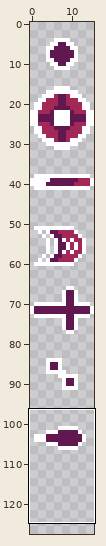
One commit to this pixel-art file: res/sprites/wip/bullets.ase. The picture above shows the old version from afar; the outline marks the close-up.
Close-up. Before the edit:
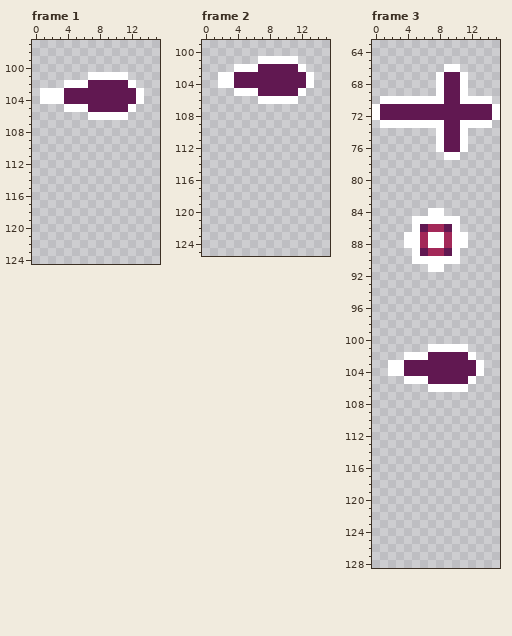
16x144 pixels, 3 frames. Shown: frame 1: x 0..15, y 97..124; frame 2: x 0..15, y 99..125; frame 3: x 0..15, y 63..128. The wide view leaves out empty margins. The commit also changed other frames or places, which this record leaves out.
The same view after the edit:
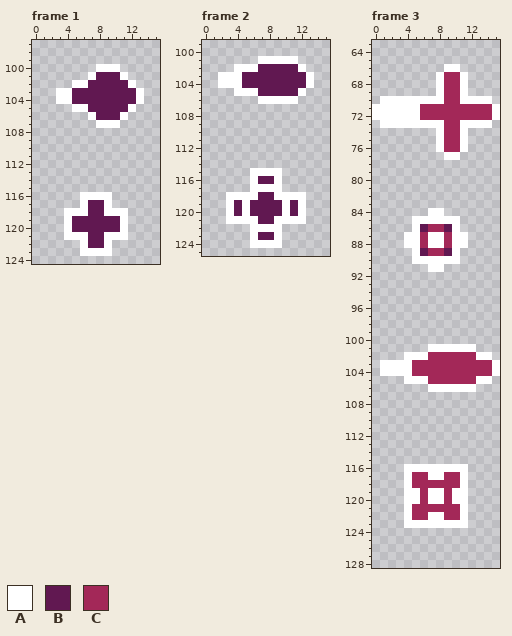
Palette (. is transparent): A #ffffff  B #611851  C #a32858
What changed:
Changed rows in their new state; - is an unchanged pixel.
Frame 1:
first column x 1:
100 -------AAA
101 -------BBB
102 ---.------
103 ..-A------
104 ..-A------
105 ---.------
106 -------BBB
107 -------AAA
first column x 4:
116 --AAAA--
117 --ABBA--
118 AAABBAAA
119 ABBBBBBA
120 ABBBBBBA
121 AAABBAAA
122 --ABBA--
123 --AAAA--
Frame 2:
first column x 4:
103 A
104 A
first column x 3:
115 ---AAAA---
116 ---ABBA---
117 ---AAAA---
118 AAAABBAAAA
119 ABABBBBABA
120 ABABBBBABA
121 AAAABBAAAA
122 ---AAAA---
123 ---ABBA---
124 ---AAAA---
Frame 3:
first column x 1:
 67 --------CC----
 68 --------CC----
 69 --------CC----
 70 --------CC----
 71 AAAAACCCCCCCCC
 72 AAAAACCCCCCCCC
 73 --------CC----
 74 --------CC----
 75 --------CC----
 76 --------CC----
first column x 1:
101 -----------A---
102 ------CCCCCCAA-
103 A--ACCCCCCCCCCA
104 A--ACCCCCCCCCCA
105 ------CCCCCCAA-
106 -----------A---
first column x 4:
116 AAAAAAAA
117 ACCAACCA
118 ACCCCCCA
119 AACAACAA
120 AACAACAA
121 ACCCCCCA
122 ACCAACCA
123 AAAAAAAA
Where, in picture pixels (left, top, right, bottom), the same in both close-ups:
changed: (40, 64, 120, 128)
added: (64, 192, 128, 256)
changed: (234, 72, 242, 88)
added: (226, 168, 306, 248)
changed: (380, 72, 492, 152)
changed: (380, 344, 500, 392)
added: (404, 464, 468, 528)
